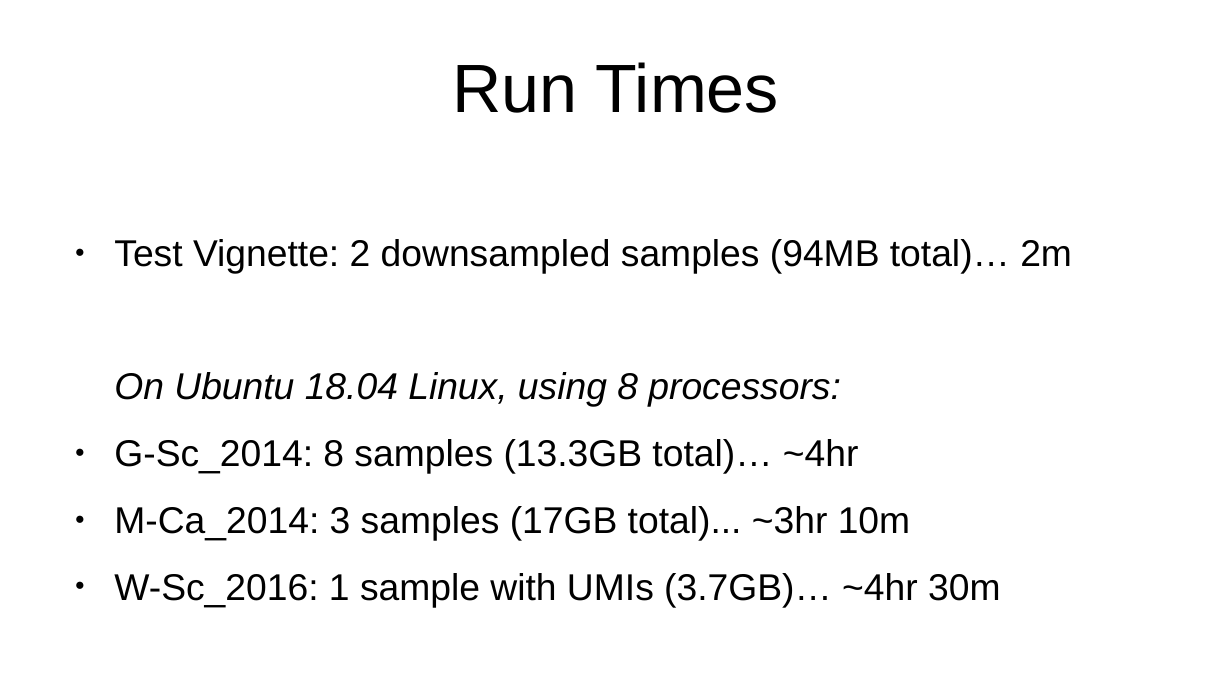
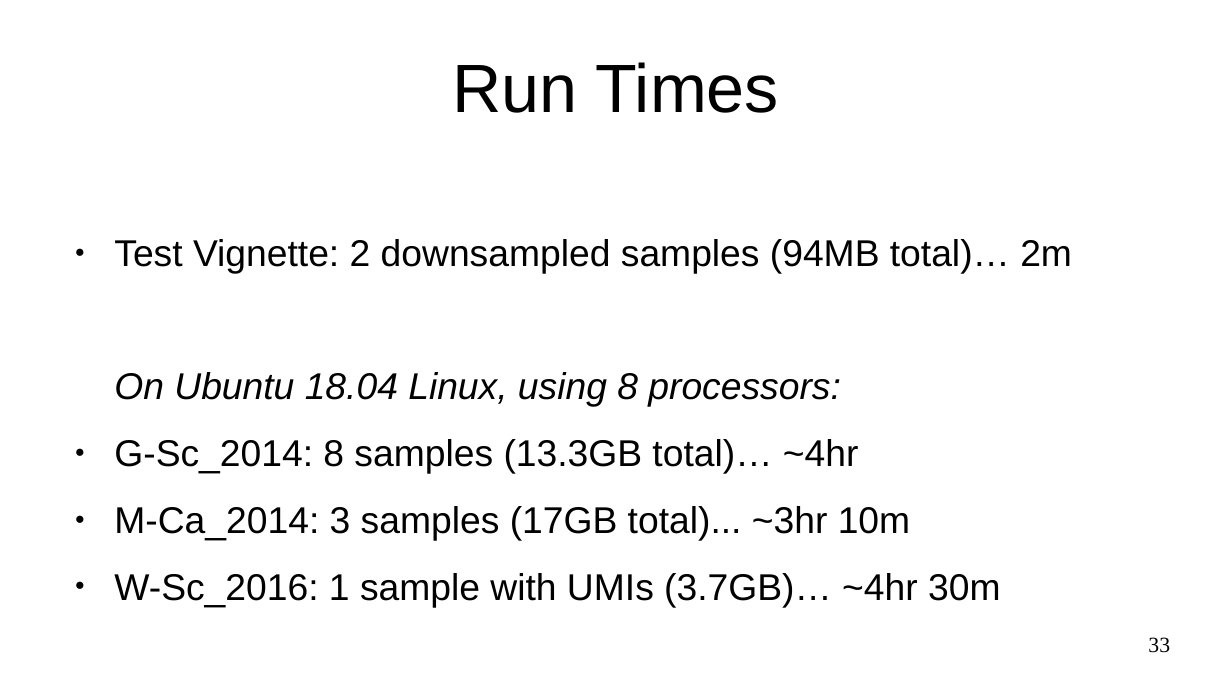
Before and after one commit to FlicAnderson/LabTalk-RiboViz, a slide deck: slide 33 of LabTalk.odp. Drawn at 1232x693 pixels with LibreOffice and Linux fonts; fonts in the diff are those of the drawing. Boxes give left, top, right and bottom in pixels: in the first picture for what was removed or moved away, otherwise in the second. Text is boxed around its words. In the diff, an @@ line names an element or a change of style, - is before the commit and + after.

```diff
--- a/LabTalk.odp
+++ b/LabTalk.odp
@@ page number added at (1148,637,1170,653), 14 pt, text #000000 @@
+33
```
Also in this commit, not shown: 33 other slides changed, 1 other file.
